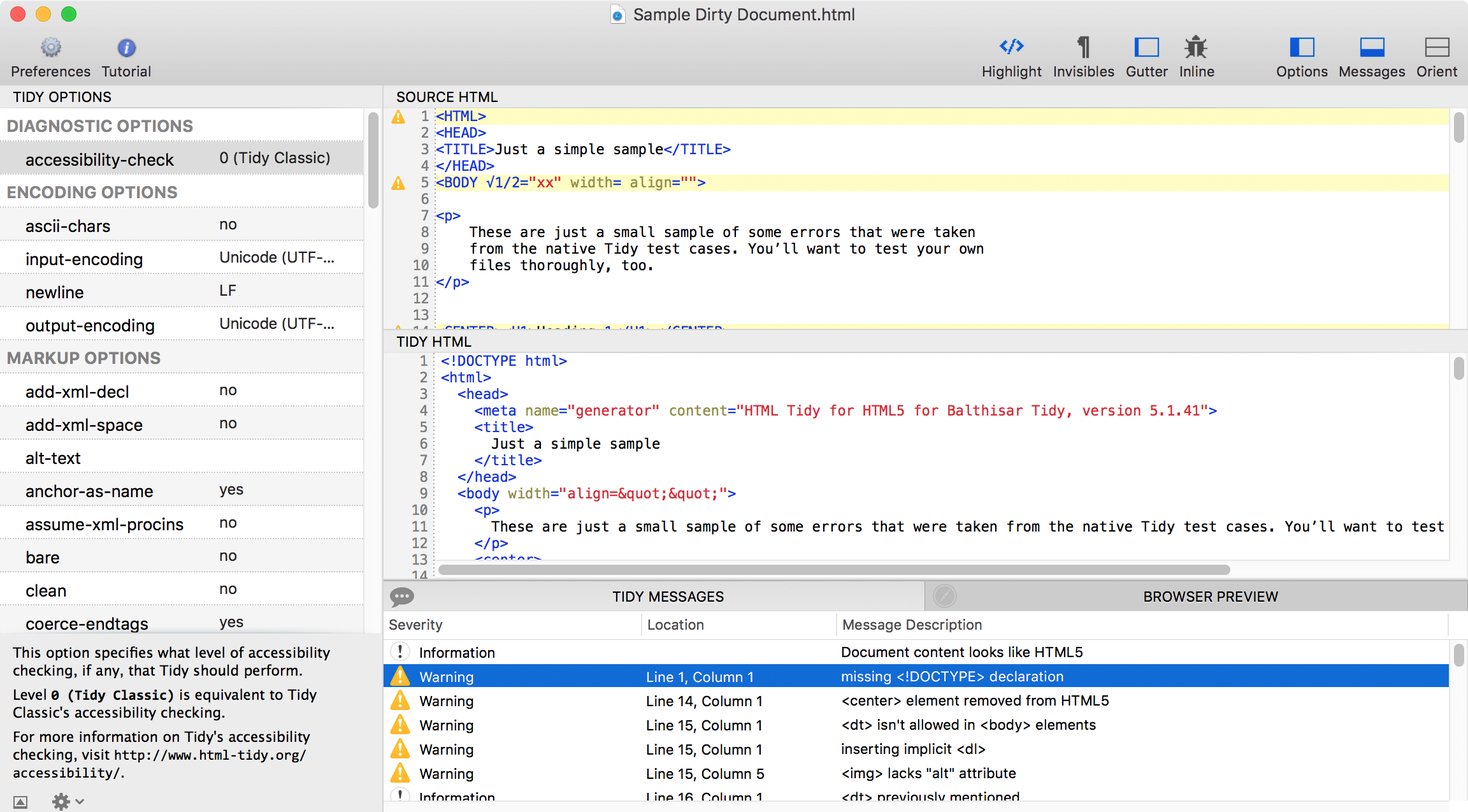
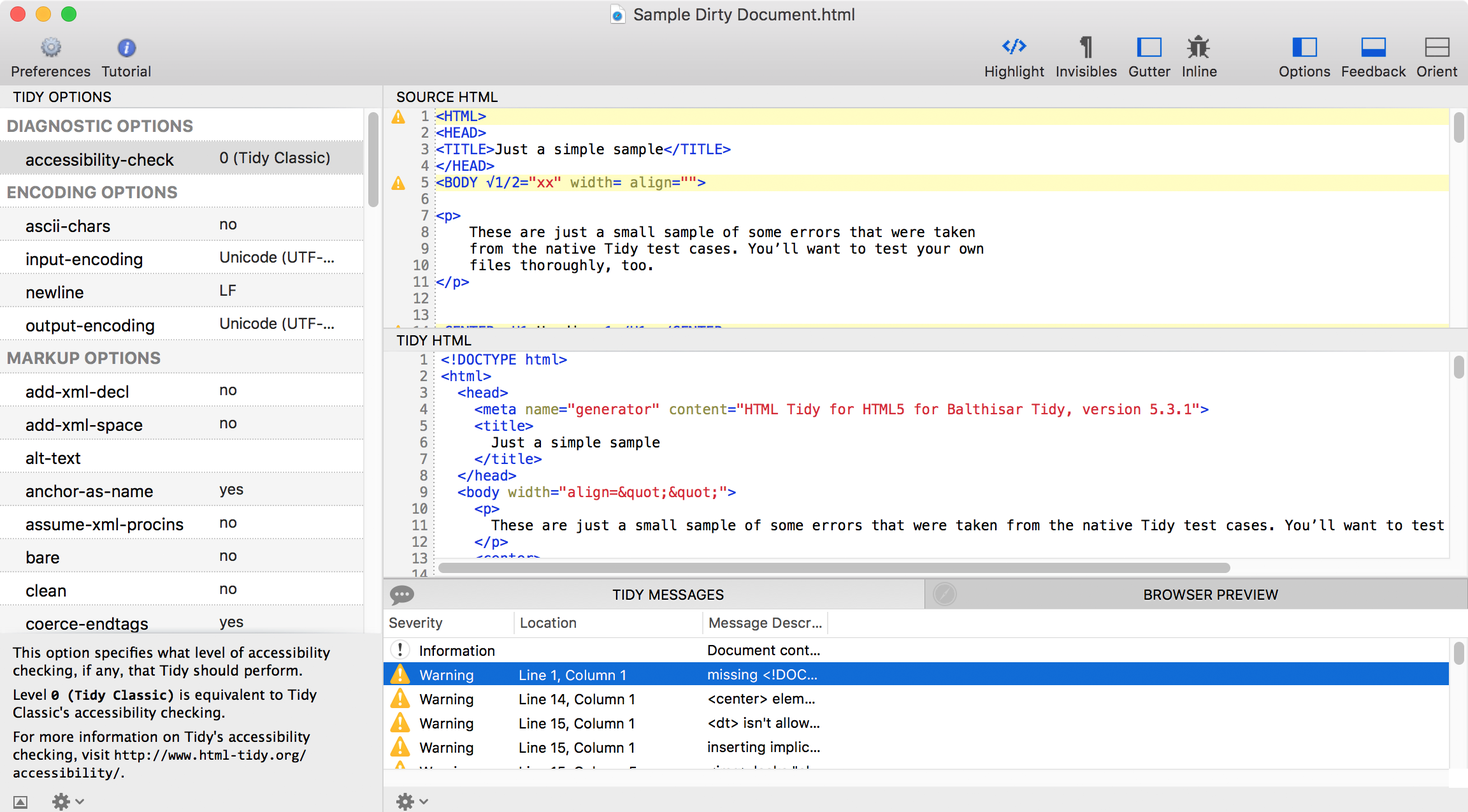
Layers edited between the first and the second 1468px x 812px image:
removed layer "messages" over [368, 34, 1468, 812]
added layer "messages_new" above "browser_new" over [368, 34, 1468, 812]
